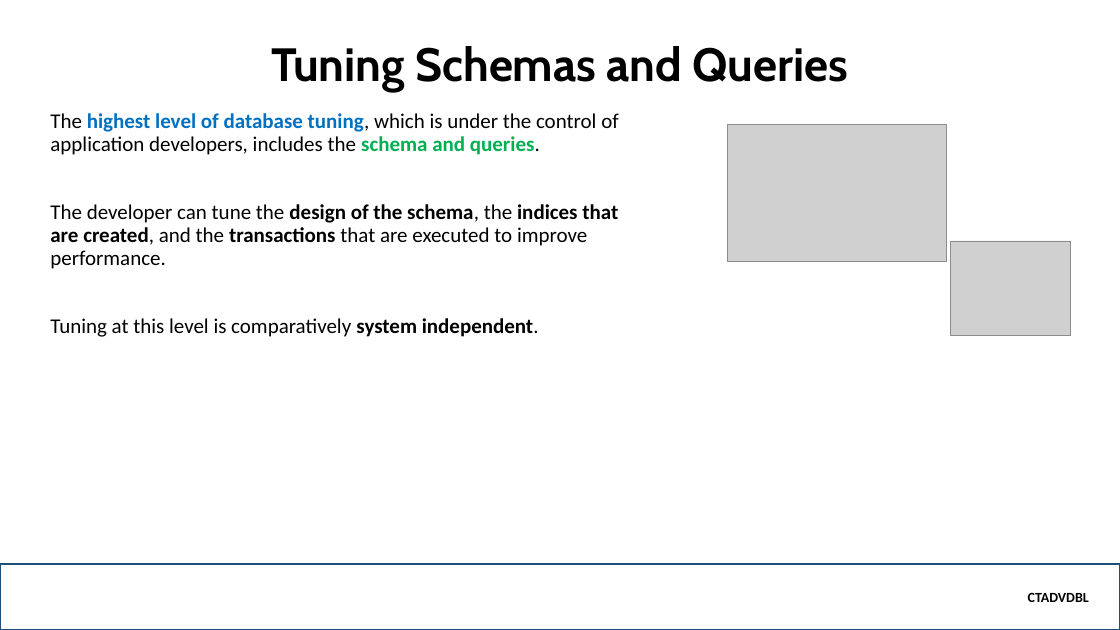
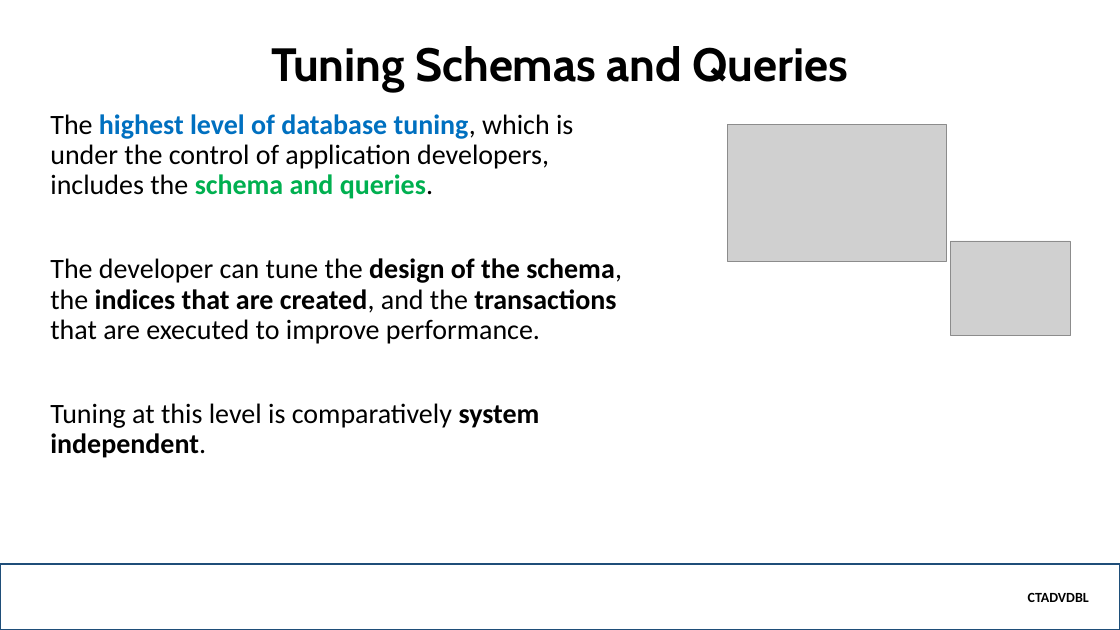
Before and after one commit to robitussin/CTADVDBL, a slide deck: slide 20 of Part 8 - Advanced Topics/powerpoint/Database Performance Tuning.pptx. Drawn at 1120x630 pixels with LibreOffice and Linux fonts; fonts in the diff are those of the drawing; grey boxes stand for pictures; background and template pictures are left out. Boxes give left, top, right and bottom in pixels: in the first picture for what was removed or moved away, otherwise in the second. Text is boxed around its words. In the diff, an @@ line names an element or a change of style, - is before the commit and + after.

Commit message:
updated slide

```diff
--- a/Part 8 - Advanced Topics/powerpoint/Database Performance Tuning.pptx
+++ b/Part 8 - Advanced Topics/powerpoint/Database Performance Tuning.pptx
@@ subtitle "The highest level of database ..." at <box>50,114,622,458</box>: size 18 to 24 pt @@
```
Also in this commit, not shown: 8 slides added.
